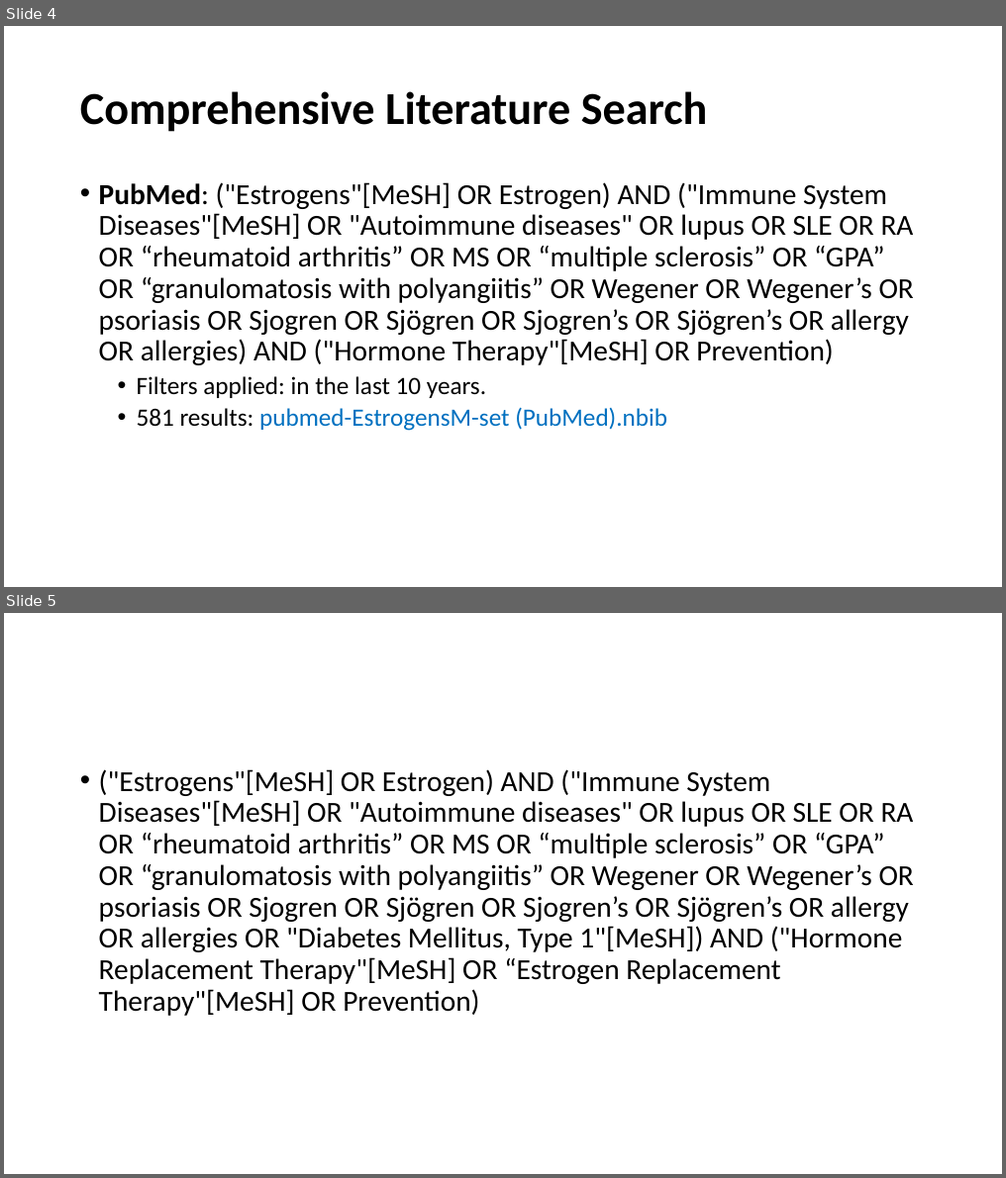
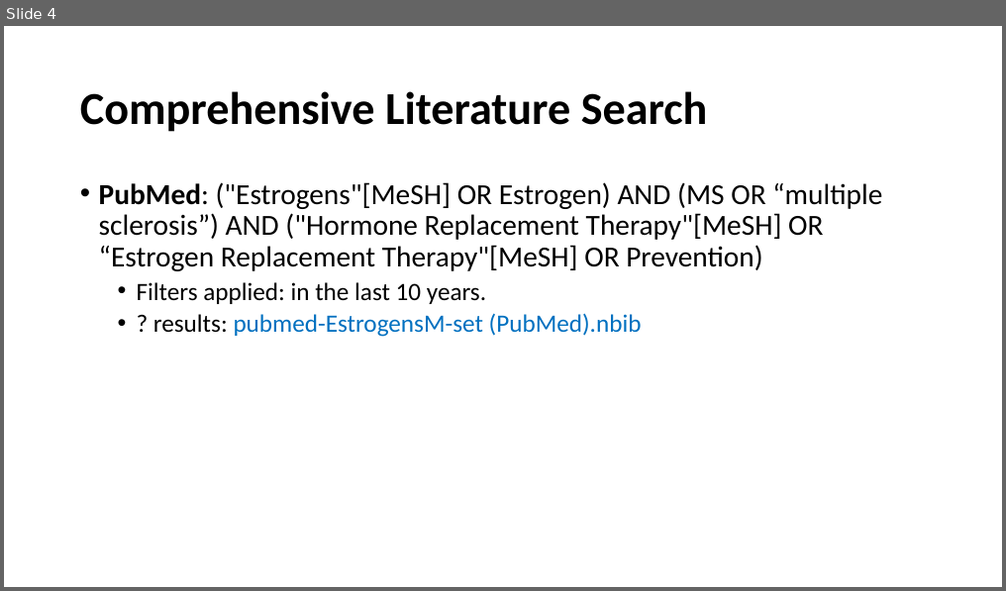
Before and after one commit to BruceChen034020/EstrogenMultipleSclerosisSystematicReview, a slide deck: Estrogen as an immunomodulator for multiple sclerosis.pptx. Shown one above the other, each under a label of ours: slides 4 and 5 before the commit, slide 4 after it. The pictures are 1006x1178 and 1006x591 pixels, drawn with LibreOffice and Linux fonts; fonts in the diff are those of the drawing. Boxes give left, top, right and bottom in pixels: in the first picture for what was removed or moved away, otherwise in the second. Text is boxed around its words. In the diff, an @@ line names an element or a change of style, - is before the commit and + after.

```diff
--- a/Estrogen as an immunomodulator for multiple sclerosis.pptx
+++ b/Estrogen as an immunomodulator for multiple sclerosis.pptx
@@ slide 5 removed at box(4, 613, 1002, 1174), background #FFFFFF @@
@@ text removed at box(99, 769, 914, 1016) @@
-• ("Estrogens"[MeSH] OR Estrogen) AND ("Immune System Diseases"[MeSH] OR "Autoimmune diseases" OR lupus OR SLE OR RA OR “rheumatoid arthritis” OR MS OR “multiple sclerosis” OR “GPA” OR “granulomatosis with polyangiitis” OR Wegener OR Wegener’s OR psoriasis OR Sjogren OR Sjögren OR Sjogren’s OR Sjögren’s OR allergy OR allergies OR "Diabetes Mellitus, Type 1"[MeSH]) AND ("Hormone Replacement Therapy"[MeSH] OR “Estrogen Replacement Therapy"[MeSH] OR Prevention)
@@ slide 4 changed as well @@
@@ text at box(99, 182, 882, 272): text changed @@
-• PubMed: ("Estrogens"[MeSH] OR Estrogen) AND ("Immune System Diseases"[MeSH] OR "Autoimmune diseases" OR lupus OR SLE OR RA OR “rheumatoid arthritis” OR MS OR “multiple sclerosis” OR “GPA” OR “granulomatosis with polyangiitis” OR Wegener OR Wegener’s OR psoriasis OR Sjogren OR Sjögren OR Sjogren’s OR Sjögren’s OR allergy OR allergies) AND ("Hormone Therapy"[MeSH] OR Prevention)
+• PubMed: ("Estrogens"[MeSH] OR Estrogen) AND (MS OR “multiple sclerosis”) AND ("Hormone Replacement Therapy"[MeSH] OR “Estrogen Replacement Therapy"[MeSH] OR Prevention)
@@ text at box(153, 313, 642, 337): text changed @@
-  • 581 results: pubmed-EstrogensM-set (PubMed).nbib
+  • ? results: pubmed-EstrogensM-set (PubMed).nbib
```
Also in this commit, not shown: 11 other slides changed, 1 slide added, 13 other slides removed.
